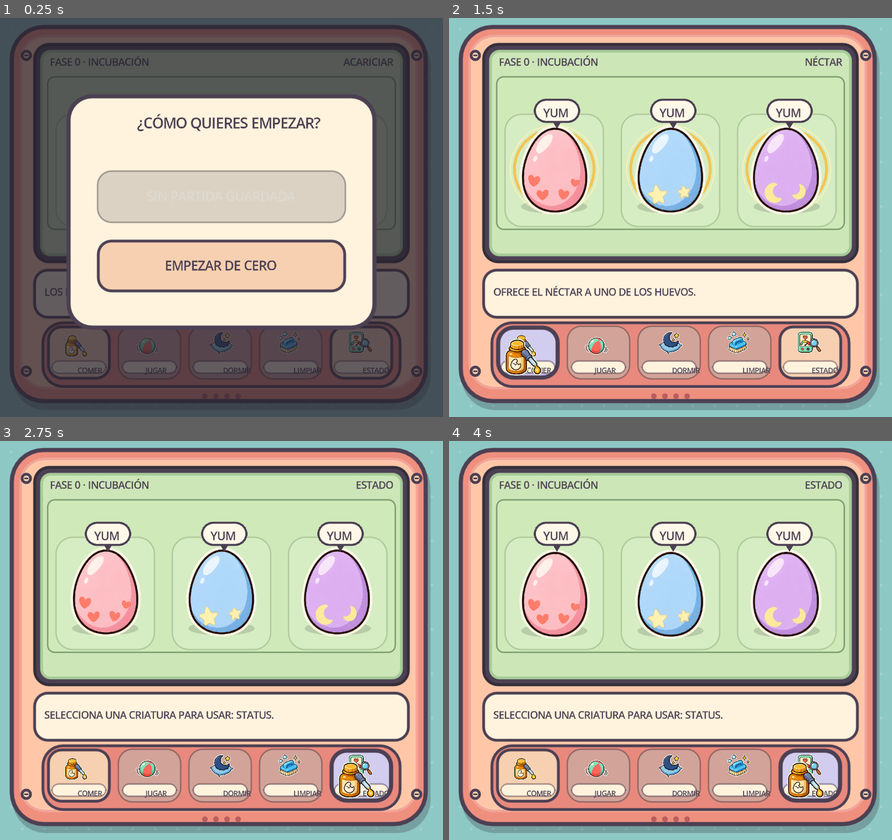
Above: before the commit, frames 1-4 (two rows, left to right).
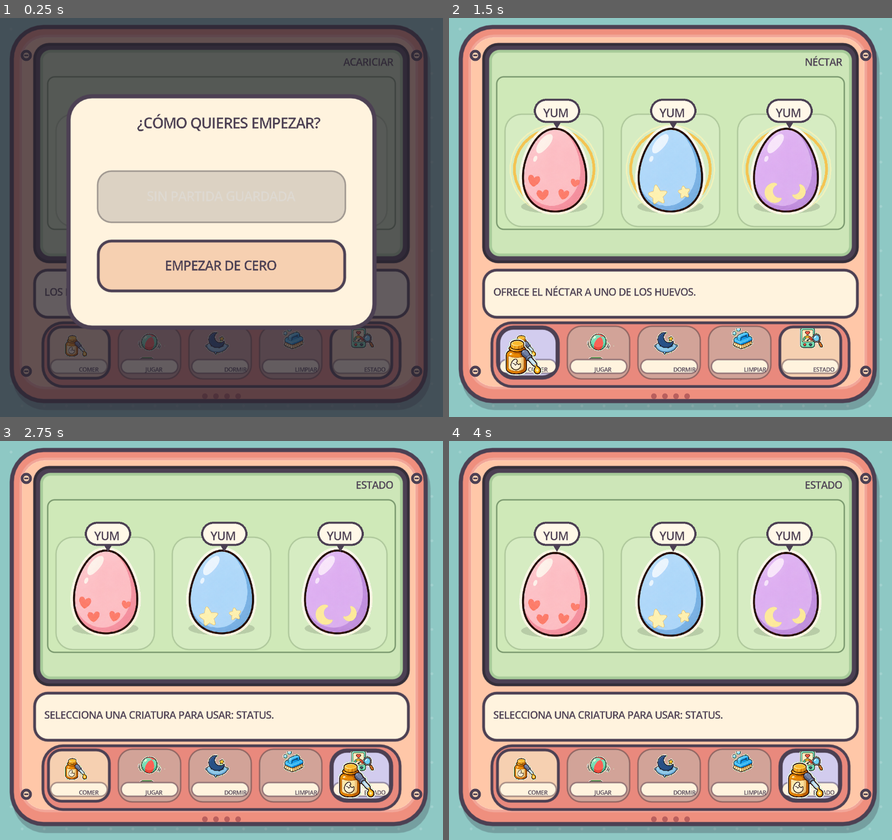
Above: after the commit, the same moments.

Repository: Juancarsanchez/terry-the-egg
Game: Godot game, scene res://scenes/main/main.tscn
Two runs of this game, one before a commit and one after it. Both use one fixed random seed, a clock stepped at 60 frames per second and the inputs below.
Inputs (mouse positions are in pixels of both pictures, inside the frame that each line leads up to):
- Up to frame 1 (0.25 s): no input
- Up to frame 2 (1.5 s): click "EMPEZAR DE CERO" at 0.5 s; click (528, 353) at 1.27 s
- Up to frame 3 (2.75 s): click (363, 776) at 2.02 s
- Up to frame 4 (4 s): click (528, 776) at 2.77 s; click (812, 776) at 3.52 s

The runs differ from the first frame. In frame 1, 1.1% of the frame differs, in the area x 11-88%, y 9-90%; in frame 2, 2.0%, in the area x 11-89%, y 9-90%; in frame 3, 2.0%; in frame 4, 2.0%.

Commit message:
Click para recoger

Diff:
--- a/scripts/core/main.gd
+++ b/scripts/core/main.gd
@@ -15,7 +15,6 @@
 const LCD_DARK := Color("#A7CB99")
 const WALLPAPER := Color("#8EC8C4")
 const ENTITY_POSITIONS := [Vector2(10, 24), Vector2(94, 24), Vector2(178, 24)]
-const ICON_SHEET := "res://assets/ui/care-icons.png"
 const TOOL_CURSOR_SHEET := "res://assets/ui/tool-cursors.png"
 const TOOL_CELL_SIZE := 418
 
@@ -33,7 +32,6 @@
 var arena: Control
 var status_panel: Panel
 var status_label: Label
-var phase_label: Label
 var tool_label: Label
 var action_buttons: Dictionary = {}
 var action_icons: Dictionary = {}
@@ -160,10 +158,8 @@
 	screen_surface.add_theme_stylebox_override("panel", _stylebox(LCD, LCD_DARK, 2, 7))
 	screen_frame.add_child(screen_surface)
 
-	phase_label = _make_label("", Vector2(7, 4), Vector2(148, 13), 7)
-	phase_label.add_theme_color_override("font_color", INK)
-	screen_surface.add_child(phase_label)
-	tool_label = _make_label("ACARICIAR", Vector2(151, 4), Vector2(104, 13), 7)
+	tool_label = _make_label("ACARICIAR", Vector2(7, 4), Vector2(248, 13), 7)
+	tool_label.name = "ToolLabel"
 	tool_label.horizontal_alignment = HORIZONTAL_ALIGNMENT_RIGHT
 	tool_label.add_theme_color_override("font_color", INK)
 	screen_surface.add_child(tool_label)
@@ -424,7 +420,6 @@
 
 
 func _sync_from_state() -> void:
-	phase_label.text = "FASE %d · %s" % [game_state.phase, _phase_name(game_state.phase)]
 	special_button.visible = "show_player_place" in game_state.unlocks and not bool(game_state.flags.get("player_place_shown", false))
 	for creature_id in TerryGameState.CREATURE_IDS:
 		var index := TerryGameState.CREATURE_IDS.find(creature_id)
@@ -1169,12 +1164,12 @@
 	button.add_child(icon)
 	var caption_panel := Panel.new()
 	caption_panel.name = "CaptionPanel"
-	caption_panel.position = Vector2(3, 25)
-	caption_panel.size = Vector2(40, 10)
+	caption_panel.position = Vector2(2, 24)
+	caption_panel.size = Vector2(42, 11)
 	caption_panel.mouse_filter = Control.MOUSE_FILTER_IGNORE
 	caption_panel.add_theme_stylebox_override("panel", _stylebox(Color("#FFF3DE"), Color(0.3, 0.25, 0.32, 0.45), 1, 5))
 	button.add_child(caption_panel)
-	var caption := _make_label(label_text, Vector2(0, -3), Vector2(40, 11), 5)
+	var caption := _make_label(label_text, Vector2(0, -3), Vector2(42, 11), 4)
 	caption.name = "Caption"
 	caption.horizontal_alignment = HORIZONTAL_ALIGNMENT_CENTER
 	caption.vertical_alignment = VERTICAL_ALIGNMENT_CENTER
@@ -1185,19 +1180,7 @@
 
 
 func _icon_texture(action_id: String) -> AtlasTexture:
-	var cells := {
-		"food": Vector2i(0, 0),
-		"pet": Vector2i(1, 0),
-		"play": Vector2i(2, 0),
-		"sleep": Vector2i(0, 1),
-		"clean": Vector2i(1, 1),
-		"status": Vector2i(2, 1)
-	}
-	var cell: Vector2i = cells.get(action_id, Vector2i.ZERO)
-	var atlas := AtlasTexture.new()
-	atlas.atlas = load(ICON_SHEET)
-	atlas.region = Rect2(cell.x * 512, cell.y * 512, 512, 512)
-	return atlas
+	return _tool_texture(action_id)
 
 
 func _tool_texture(tool_id: String) -> AtlasTexture:
--- a/scripts/eggs/egg_controller.gd
+++ b/scripts/eggs/egg_controller.gd
@@ -95,7 +95,7 @@
 			_gesture_distance = 0.0
 			_care_flash = 0.35
 			rubbed.emit(creature_id)
-			bubble.show_symbol("heart", 0.5, 70)
+			bubble.show_symbol("warmth", 0.5, 70)
 		_last_direction = direction
 
 
@@ -115,12 +115,7 @@
 		draw_arc(center, 28 + pulse, 0, TAU, 32, Color("#F4C452"), 2.0)
 		draw_arc(center, 31 + pulse, 0, TAU, 32, Color(1, 0.96, 0.72, 0.65), 1.0)
 	elif _hovered and cursor_manager != null and cursor_manager.selected_tool == "":
-		draw_line(Vector2(10, 72), Vector2(24, 72), Color("#4C4053"), 1.0)
-		draw_line(Vector2(40, 72), Vector2(54, 72), Color("#4C4053"), 1.0)
-		draw_line(Vector2(10, 72), Vector2(14, 69), Color("#4C4053"), 1.0)
-		draw_line(Vector2(10, 72), Vector2(14, 75), Color("#4C4053"), 1.0)
-		draw_line(Vector2(54, 72), Vector2(50, 69), Color("#4C4053"), 1.0)
-		draw_line(Vector2(54, 72), Vector2(50, 75), Color("#4C4053"), 1.0)
+		_draw_rub_guides()
 
 	if visual_state == "open":
 		draw_arc(center + Vector2(0, 12), 22, 0, PI, 20, Color("#4C4053"), 3.0)
@@ -141,7 +136,7 @@
 	var source := Rect2(120 + column * 432, row * 512, 432, 512)
 	draw_texture_rect_region(EGG_SHEET, Rect2(0, bob_y, 64, 78), source)
 	if _care_flash > 0.0:
-		draw_arc(center, 25, PI * 1.1, PI * 1.9, 12, Color("#F26F62"), 2.0)
+		_draw_warmth_sparkles(center)
 	if _click_flash > 0.0:
 		_draw_click_flash(center)
 
@@ -152,6 +147,56 @@
 		var angle := TAU * float(i) / 32.0
 		points.append(center + Vector2(cos(angle) * radius.x, sin(angle) * radius.y))
 	draw_colored_polygon(points, color)
+
+
+func _draw_rub_guides() -> void:
+	var drift := sin(_bob * 4.0) * 1.2
+	var cream := Color("#FFF3DE")
+	var gold := Color("#F4C452")
+	var left_tip := Vector2(-4 + drift, 50)
+	var left_base := Vector2(9 + drift, 50)
+	var right_tip := Vector2(68 - drift, 50)
+	var right_base := Vector2(55 - drift, 50)
+	draw_line(left_base, left_tip + Vector2(2, 0), cream, 5.0, true)
+	draw_line(left_base, left_tip + Vector2(2, 0), gold, 2.0, true)
+	draw_colored_polygon(PackedVector2Array([
+		left_tip, left_tip + Vector2(7, -6), left_tip + Vector2(7, 6)
+	]), cream)
+	draw_colored_polygon(PackedVector2Array([
+		left_tip + Vector2(1, 0), left_tip + Vector2(6, -4), left_tip + Vector2(6, 4)
+	]), gold)
+	draw_line(right_base, right_tip - Vector2(2, 0), cream, 5.0, true)
+	draw_line(right_base, right_tip - Vector2(2, 0), gold, 2.0, true)
+	draw_colored_polygon(PackedVector2Array([
+		right_tip, right_tip + Vector2(-7, -6), right_tip + Vector2(-7, 6)
+	]), cream)
+	draw_colored_polygon(PackedVector2Array([
+		right_tip + Vector2(-1, 0), right_tip + Vector2(-6, -4), right_tip + Vector2(-6, 4)
+	]), gold)
+
+
+func _draw_warmth_sparkles(center: Vector2) -> void:
+	var strength := clampf(_care_flash / 0.35, 0.0, 1.0)
+	var glow := Color(1.0, 0.78, 0.28, strength)
+	var cream := Color(1.0, 0.95, 0.78, strength)
+	for data in [
+		[center + Vector2(-25, -15), 4.0],
+		[center + Vector2(25, -12), 3.5],
+		[center + Vector2(0, -31), 3.0]
+	]:
+		var point: Vector2 = data[0]
+		var radius: float = data[1]
+		draw_colored_polygon(PackedVector2Array([
+			point + Vector2(0, -radius),
+			point + Vector2(radius * 0.45, -radius * 0.45),
+			point + Vector2(radius, 0),
+			point + Vector2(radius * 0.45, radius * 0.45),
+			point + Vector2(0, radius),
+			point + Vector2(-radius * 0.45, radius * 0.45),
+			point + Vector2(-radius, 0),
+			point + Vector2(-radius * 0.45, -radius * 0.45)
+		]), glow)
+		draw_circle(point, radius * 0.35, cream)
 
 
 func _draw_click_flash(center: Vector2) -> void:
--- a/scripts/ui/symbol_bubble.gd
+++ b/scripts/ui/symbol_bubble.gd
@@ -12,6 +12,7 @@
 	"no": "X",
 	"full": "OK",
 	"pet": "<3",
+	"warmth": "",
 	"question": "?",
 	"exclamation": "!",
 	"ellipsis": "...",
@@ -65,6 +66,7 @@
 	persistent = keep
 	sequence_duration = maxf(0.05, sequence_duration)
 	label.text = str(GLYPHS.get(symbol_id, symbol_id))
+	label.visible = symbol_id not in ["heart", "empty_heart", "warmth"]
 	show()
 	queue_redraw()
 	return true
@@ -106,3 +108,54 @@
 	draw_colored_polygon(PackedVector2Array([
 		Vector2(13, 17), Vector2(19, 17), Vector2(16, 22)
 	]), Color("#4C4053"))
+	if current_symbol == "warmth":
+		_draw_warmth()
+	elif current_symbol == "heart":
+		_draw_pastel_heart(false)
+	elif current_symbol == "empty_heart":
+		_draw_pastel_heart(true)
+
+
+func _draw_warmth() -> void:
+	var center := Vector2(16, 9)
+	var outline := Color("#4C4053")
+	var gold := Color("#F4C452")
+	var cream := Color("#FFF3DE")
+	var outer := PackedVector2Array([
+		center + Vector2(0, -7),
+		center + Vector2(2, -2),
+		center + Vector2(7, 0),
+		center + Vector2(2, 2),
+		center + Vector2(0, 7),
+		center + Vector2(-2, 2),
+		center + Vector2(-7, 0),
+		center + Vector2(-2, -2)
+	])
+	var inner := PackedVector2Array([
+		center + Vector2(0, -5),
+		center + Vector2(1.5, -1.5),
+		center + Vector2(5, 0),
+		center + Vector2(1.5, 1.5),
+		center + Vector2(0, 5),
+		center + Vector2(-1.5, 1.5),
+		center + Vector2(-5, 0),
+		center + Vector2(-1.5, -1.5)
+	])
+	draw_colored_polygon(outer, outline)
+	draw_colored_polygon(inner, gold)
+	draw_circle(center, 1.5, cream)
+
+
+func _draw_pastel_heart(empty: bool) -> void:
+	var outline := Color("#4C4053")
+	var fill := Color("#F49A8F") if not empty else Color("#FFF3DE")
+	draw_circle(Vector2(12, 7), 5, outline)
+	draw_circle(Vector2(20, 7), 5, outline)
+	draw_colored_polygon(PackedVector2Array([
+		Vector2(7, 8), Vector2(25, 8), Vector2(16, 17)
+	]), outline)
+	draw_circle(Vector2(12, 7), 3.3, fill)
+	draw_circle(Vector2(20, 7), 3.3, fill)
+	draw_colored_polygon(PackedVector2Array([
+		Vector2(9, 8), Vector2(23, 8), Vector2(16, 14.5)
+	]), fill)
--- a/tests/test_runner.gd
+++ b/tests/test_runner.gd
@@ -213,8 +213,18 @@
 	for action_id in game.action_buttons:
 		var button: Button = game.action_buttons[action_id]
 		var caption_panel: Panel = button.get_node("CaptionPanel")
-		labels_fit = labels_fit and caption_panel.position.y + caption_panel.size.y <= button.size.y
+		var caption: Label = caption_panel.get_node("Caption")
+		labels_fit = (
+			labels_fit
+			and caption_panel.position.y + caption_panel.size.y <= button.size.y
+			and caption.get_minimum_size().x <= caption_panel.size.x
+		)
 	_check(labels_fit, "los nombres quedan centrados dentro de sus botones")
+	var phase_hint_visible := false
+	for visible_label in game.find_children("*", "Label", true, false):
+		if visible_label.is_visible_in_tree() and str(visible_label.text).begins_with("FASE"):
+			phase_hint_visible = true
+	_check(not phase_hint_visible, "la pantalla no revela la fase actual")
 	game._on_button_press_feedback(game.action_buttons["food"])
 	_check(game.action_buttons["food"].scale.x < 1.0, "los botones responden visualmente al pulsarlos")
 	var feed_release := InputEventMouseButton.new()
@@ -265,7 +275,7 @@
 	await process_frame
 	_check(game.creature_nodes.size() == 3, "la escena sustituye huevos por tres criaturas diferentes")
 	var creature_food_icon: AtlasTexture = game.action_icons["food"].texture
-	_check(creature_food_icon.atlas.resource_path.ends_with("care-icons.png"), "las criaturas recuperan el icono de cuenco")
+	_check(creature_food_icon.atlas.resource_path.ends_with("tool-cursors.png"), "las criaturas recuperan el icono de cuenco")
 	game.game_state.creatures["creature_a"]["needs"]["satiety"] = 30.0
 	for _feeding in 2:
 		game.cursor_manager.select_tool("food")
Binary file removed: assets/ui/care-icons.png
Not shown, removed: assets/ui/care-icons.png.import
